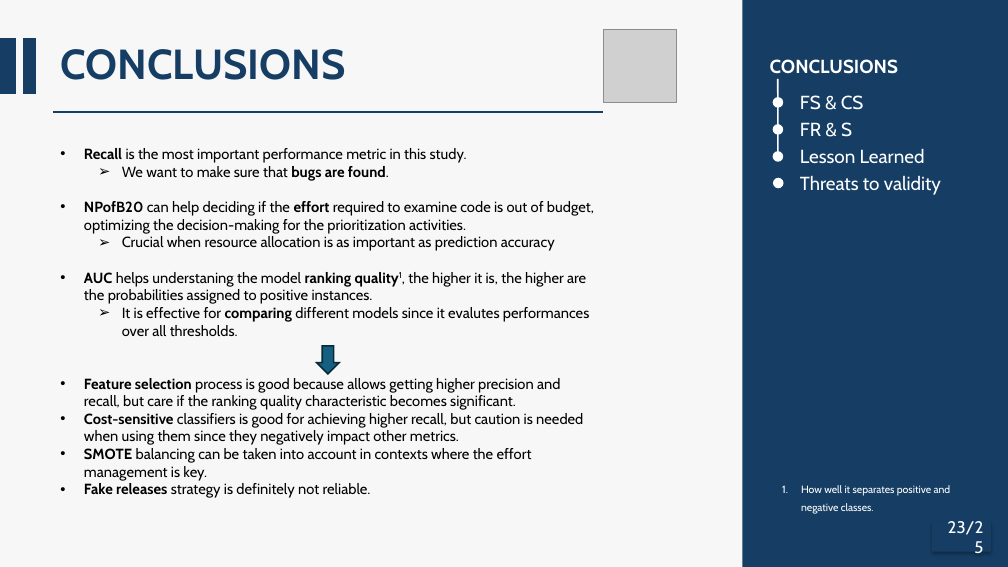
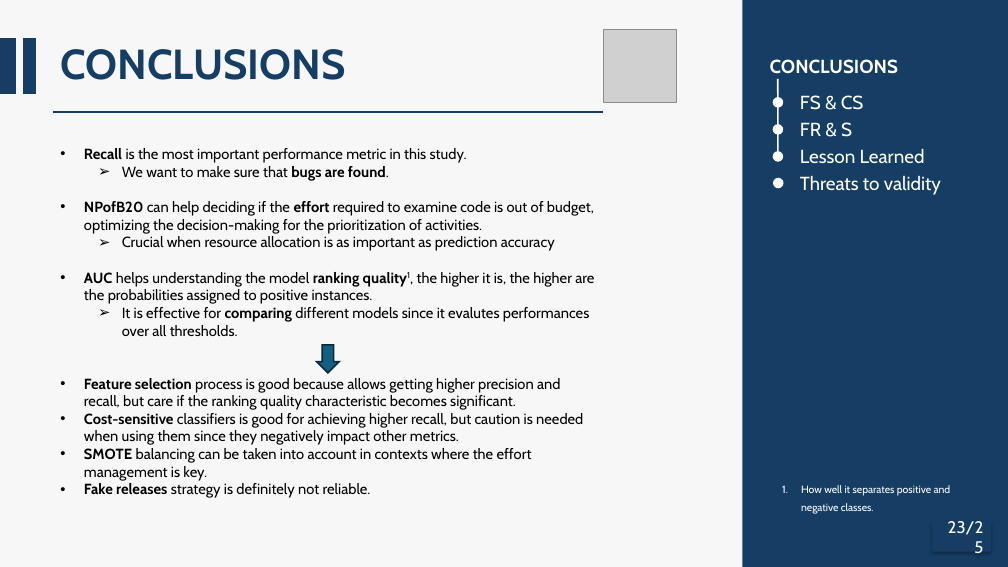
Before and after one commit to AlessandroFinocchi/ISW2_Metrics_Proj, a slide deck: slide 23 of docs/ISW2_Presentation.pptm. Drawn at 1008x567 pixels with LibreOffice and Linux fonts; fonts in the diff are those of the drawing; grey boxes stand for pictures. Boxes give left, top, right and bottom in pixels: in the first picture for what was removed or moved away, otherwise in the second. Text is boxed around its words. In the diff, an @@ line names an element or a change of style, - is before the commit and + after.

```diff
--- a/docs/ISW2_Presentation.pptm
+++ b/docs/ISW2_Presentation.pptm
@@ text at (84,201,594,234): text changed @@
-• NPofB20 can help deciding if the effort required to examine code is out of budget, optimizing the decision-making for the prioritization activities.
+• NPofB20 can help deciding if the effort required to examine code is out of budget, optimizing the decision-making for the prioritization of activities.
@@ text at (84,272,594,304): text changed @@
-• AUC helps understaning the model ranking quality1, the higher it is, the higher are the probabilities assigned to positive instances.
+• AUC helps understanding the model ranking quality1, the higher it is, the higher are the probabilities assigned to positive instances.
```
Also in this commit, not shown: 13 other slides changed.
